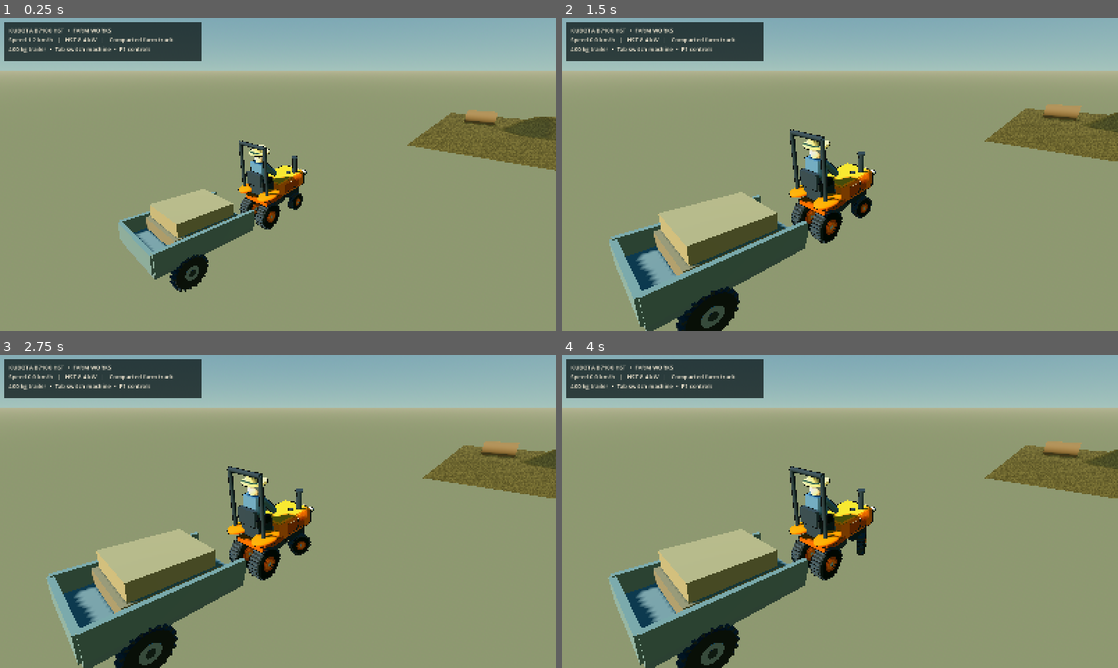
Above: before the commit, frames 1-4 (two rows, left to right).
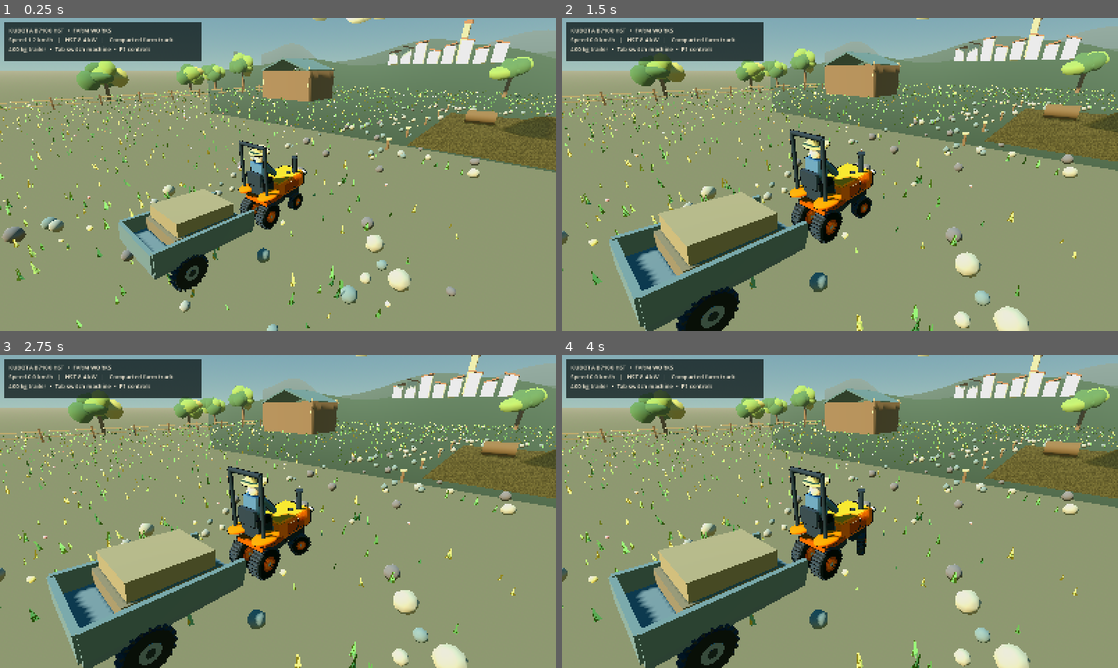
Above: after the commit, the same moments.

Repository: sn97ty8yn4-jpg/landworks
Game: Godot game, scene res://landworks/scenes/sandbox_world.tscn
Two runs of this game, one before a commit and one after it. Both use one fixed random seed, a clock stepped at 60 frames per second and the inputs below.
Inputs (mouse positions are in pixels of both pictures, inside the frame that each line leads up to):
- Up to frame 1 (0.25 s): no input
- Up to frame 2 (1.5 s): tap Enter at 0.5 s; move the mouse to (962, 158) at 0.52 s; hold D 0.53-1.25 s; hold I 0.53-1.25 s; click (962, 158) at 0.67 s; tap Space at 0.77 s; drag from (728, 190) to (812, 237) at 1.27 s
- Up to frame 3 (2.75 s): move the mouse to (333, 442) at 2.02 s; hold D from 2.03 s (still down); hold O from 2.03 s (still down)
- Up to frame 4 (4 s): release D at 2.75 s; release O at 2.75 s; drag from (812, 574) to (673, 464) at 2.77 s; move the mouse to (1006, 558) at 3.52 s; hold A from 3.53 s (still down); hold P from 3.53 s (still down); tap Space at 3.77 s

The runs differ from the first frame. In frame 1, 20% of the frame differs, in the area x 0-100%, y 0-100%; in frame 2, 21%; in frame 3, 20%; in frame 4, 20%.
Error before the commit: Parse Error: Cannot infer the type of "above" variable because the value doesn't have a set type. (res://landworks/scripts/art_scene.gd:192)

Commit message:
Type ridge-vertex colour comparison explicitly for Godot GDScript

Diff:
--- a/landworks/scripts/art_scene.gd
+++ b/landworks/scripts/art_scene.gd
@@ -189,7 +189,7 @@
             for v in [last_foot,crest,last, last_foot,foot,crest]:
                 points.append(v)
                 normals.append(Vector3(0,0,1))
-                var above := v.y > -4.0
+                var above: bool = (v as Vector3).y > -4.0
                 vertex_colour.append(colour.lightened(0.14) if above
                     else colour.darkened(0.17))
         at = x
